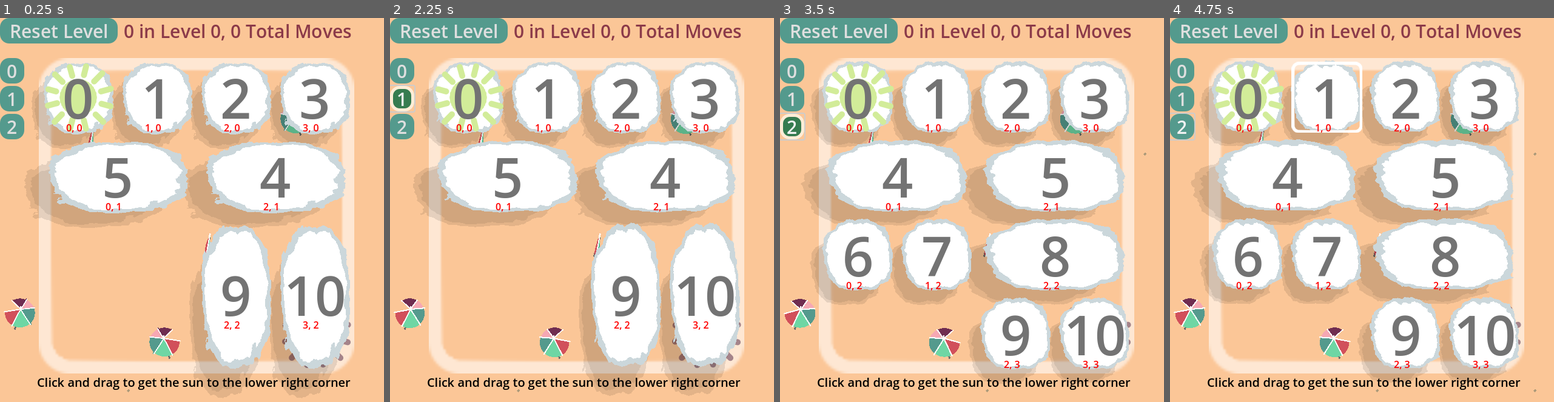
Above: before the commit, frames 1-4 (left to right).
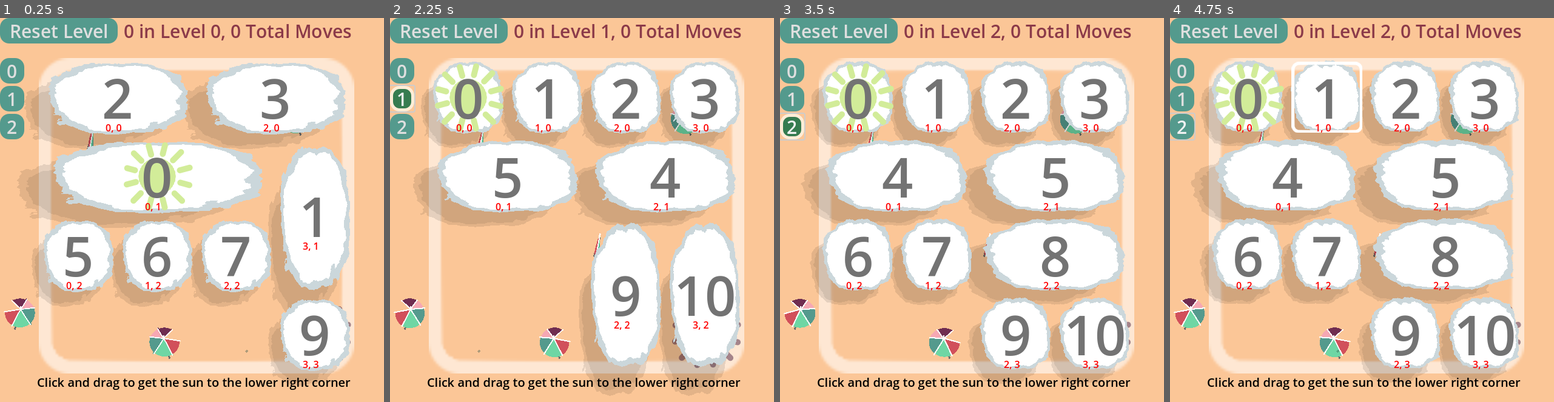
Above: after the commit, the same moments.

Repository: firelighted/comfyjam2026_slidingsun
Game: Godot game, scene res://scenes_scripts/main_2d.tscn
The game is run twice, just before and just after one commit, with the same random seed, the same clock (stepped at 60 frames per second) and the same inputs. The engine's default icon, where the game draws it, is replaced by a stand-in: a white triangle on a blue panel in a dark square.
Inputs (mouse positions are in pixels of both pictures, inside the frame that each line leads up to):
- Up to frame 1 (0.25 s): no input
- Up to frame 2 (2.25 s): click "Reset Level" at 0.5 s; click "0" at 1.25 s; click "1" at 2 s
- Up to frame 3 (3.5 s): click "2" at 2.75 s
- Up to frame 4 (4.75 s): drag from (1246, 98) to (1404, 98) at 3.52 s; drag from (1327, 98) to (1484, 98) at 4.27 s

The runs differ from the first frame. In frame 1, 36% of the frame differs, in the area x 7-92%, y 11-98%; in frame 2, less than 0.1%; in frame 3, less than 0.1%; in frame 4, less than 0.1%.
Error after the commit: Attempt to call function 'play' in base 'null instance' on a null instance. (res://block_manager.gd:221)

Commit message:
ceneter wind sprites origin

Diff:
--- a/block_manager.gd
+++ b/block_manager.gd
@@ -26,9 +26,9 @@
 	]
 ]
 
-const breaker_tiles_level_0 : Array[Vector2] = [Vector2(3, 3), Vector2(3, 3)]
+const breaker_tiles_level_0 : Array[Vector2] = [Vector2(2, 3), Vector2(3, 3)]
 const breaker_tiles_level_1 : Array[Vector2] = [Vector2(0, 3), Vector2(1, 3)]
-const breaker_tiles_level_2 : Array[Vector2] = [Vector2(3, 0)]
+const breaker_tiles_level_2 : Array[Vector2] = [Vector2(3, 0), Vector2(2,0)]
 # locations for wind breaker tiles in each level
 var breaker_tiles_levels = [
 	breaker_tiles_level_0,
@@ -85,7 +85,8 @@
 	moves_this_level = 0
 	$"../UI_foreground/HBoxContainer/ResetLevelButton".pressed.connect(_on_reset_level_button_pressed)
 	$"../UI_foreground/Won_Level_UI/Button".pressed.connect(_on_next_level_button_pressed)
-	load_level(1)
+	current_level = 0
+	load_level(current_level)
 
 func _notification(what):
 	if what == NOTIFICATION_WM_MOUSE_EXIT:
@@ -159,8 +160,10 @@
 
 
 func load_level(level_idx:int, add_to_total: bool=true):
-	if current_level > -1 and current_level < len(level_move_counts):
+	# record move counts
+	if add_to_total:
 		level_move_counts[current_level] = moves_this_level
+	current_level = level_idx
 	if level_idx < len(levels):
 		array = levels[level_idx].duplicate(true)
 		x_size = 4
@@ -203,6 +206,8 @@
 	return resources
 
 func spawn_breaker_markers():
+	for wind in breaker_parent.get_children():
+		wind.queue_free()
 	for tile in breaker_tiles:
 		var wind = wind_prefab.instantiate()
 		snap_to_position_from_row_col(wind, tile)
@@ -210,7 +215,8 @@
 		var wind_path = wind.get_path()
 		# random delay before animations start to prevent
 		# all wind from doing the same anim at the same exact time
-		await get_tree().create_timer(randf_range(0,5)).timeout
+		await get_tree().create_timer(randf_range(0,2)).timeout
+		# protect against node being deleted before anim starts
 		if get_node_or_null(wind_path):
 			wind.get_child(0).play("idle")
 
@@ -257,8 +263,6 @@
 	return height
 
 func clear_blocks():
-	for wind in breaker_parent.get_children():
-		wind.queue_free()
 	for block in block_parent.get_children():
 		block.queue_free()
 	blocks.clear()
--- a/scenes_scripts/wind_sprite.tscn
+++ b/scenes_scripts/wind_sprite.tscn
@@ -44,7 +44,6 @@
 [node name="WindSprite" type="Sprite2D"]
 self_modulate = Color(0.3577, 0.73, 0.636925, 0.364706)
 texture = ExtResource("1_rekxp")
-centered = false
 hframes = 19
 
 [node name="AnimationPlayer" type="AnimationPlayer" parent="."]
